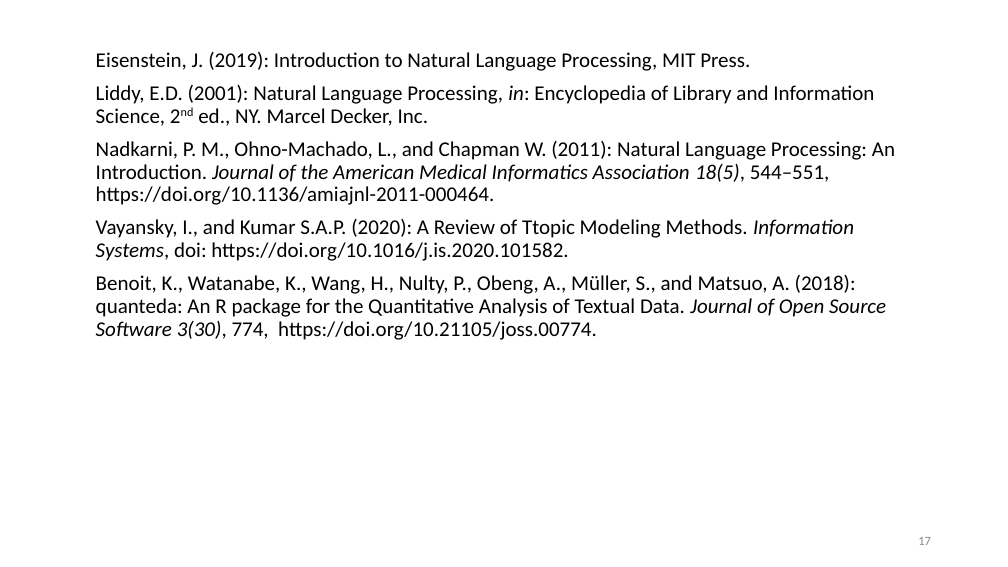
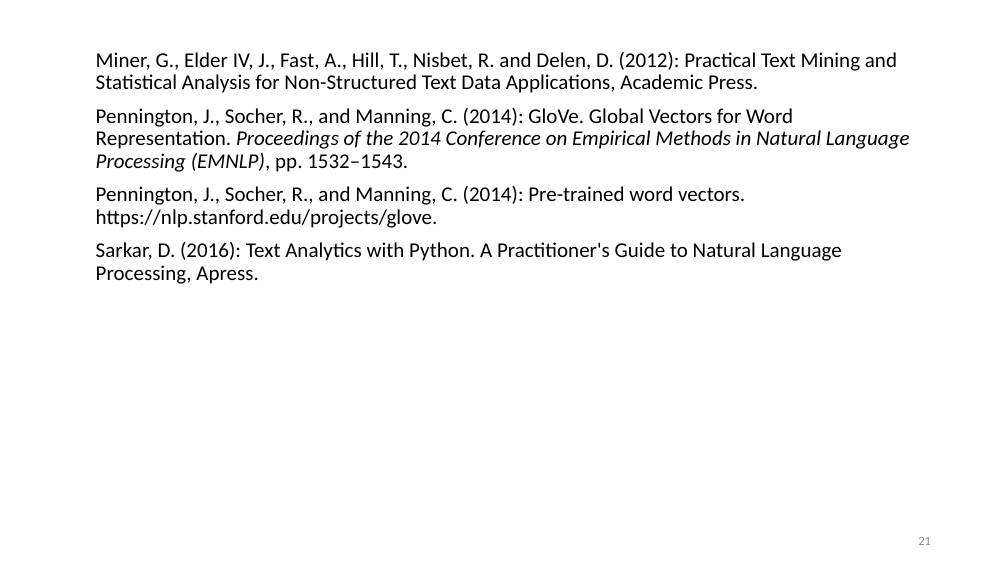
Before and after one commit to lisa-wm/consulting, a slide deck: slide 21 of 5_seminar/Contents_Part_02/slides/slides_II_3.pptx (slide 17 before the commit). Drawn at 1008x567 pixels with LibreOffice and Linux fonts; fonts in the diff are those of the drawing. Boxes give left, top, right and bottom in pixels: in the first picture for what was removed or moved away, otherwise in the second. Text is boxed around its words. In the diff, an @@ line names an element or a change of style, - is before the commit and + after.

```diff
--- a/5_seminar/Contents_Part_02/slides/slides_II_3.pptx
+++ b/5_seminar/Contents_Part_02/slides/slides_II_3.pptx
@@ text at [96,52,910,284]: text changed @@
-Eisenstein, J. (2019): Introduction to Natural Language Processing, MIT Press.
-Liddy, E.D. (2001): Natural Language Processing, in: Encyclopedia of Library and Information Science, 2nd ed., NY. Marcel Decker, Inc.
-Nadkarni, P. M., Ohno-Machado, L., and Chapman W. (2011): Natural Language Processing: An Introduction. Journal of the American Medical Informatics Association 18(5), 544–551, https://doi.org/10.1136/amiajnl-2011-000464.
-Vayansky, I., and Kumar S.A.P. (2020): A Review of Ttopic Modeling Methods. Information Systems, doi: https://doi.org/10.1016/j.is.2020.101582.
-Benoit, K., Watanabe, K., Wang, H., Nulty, P., Obeng, A., Müller, S., and Matsuo, A. (2018): quanteda: An R package for the Quantitative Analysis of Textual Data. Journal of Open Source Software 3(30), 774, https://doi.org/10.21105/joss.00774.
+Miner, G., Elder IV, J., Fast, A., Hill, T., Nisbet, R. and Delen, D. (2012): Practical Text Mining and Statistical Analysis for Non-Structured Text Data Applications, Academic Press.
+Pennington, J., Socher, R., and Manning, C. (2014): GloVe. Global Vectors for Word Representation. Proceedings of the 2014 Conference on Empirical Methods in Natural Language Processing (EMNLP), pp. 1532–1543.
+Pennington, J., Socher, R., and Manning, C. (2014): Pre-trained word vectors. https://nlp.stanford.edu/projects/glove.
+Sarkar, D. (2016): Text Analytics with Python. A Practitioner's Guide to Natural Language Processing, Apress.
@@ page number at [918,537,931,545]: text changed @@
-17
+21
```
Also in this commit, not shown: 3 other slides changed, 4 slides added, 5 other files.
